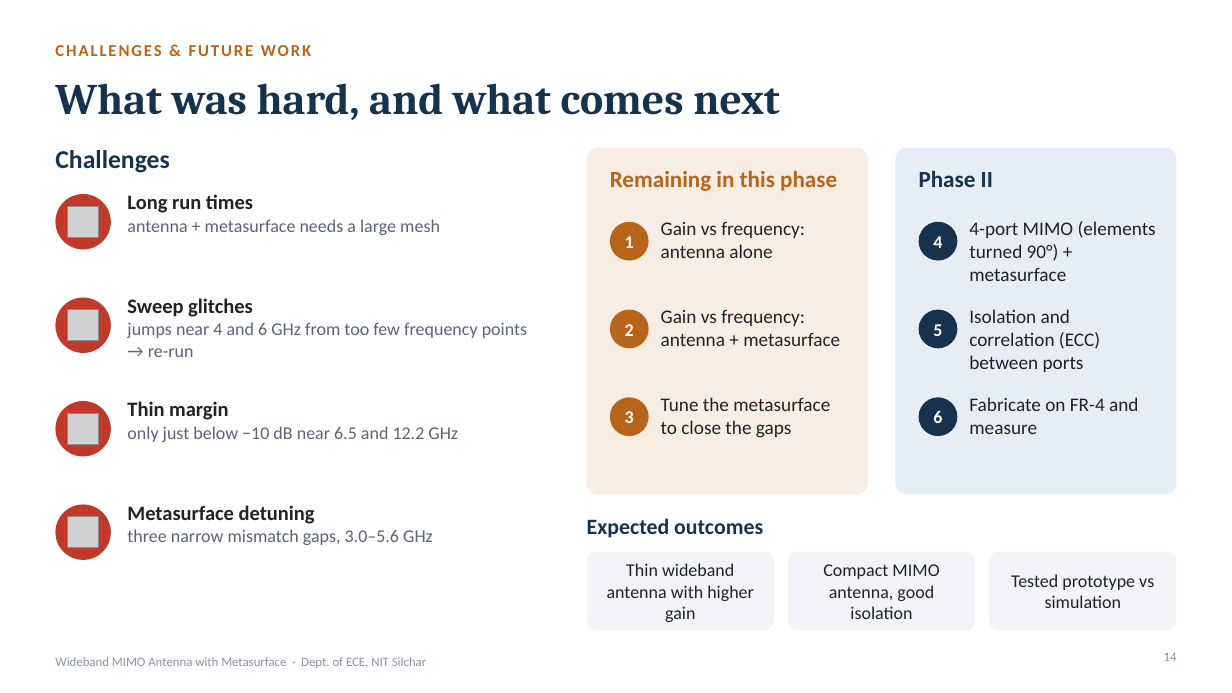
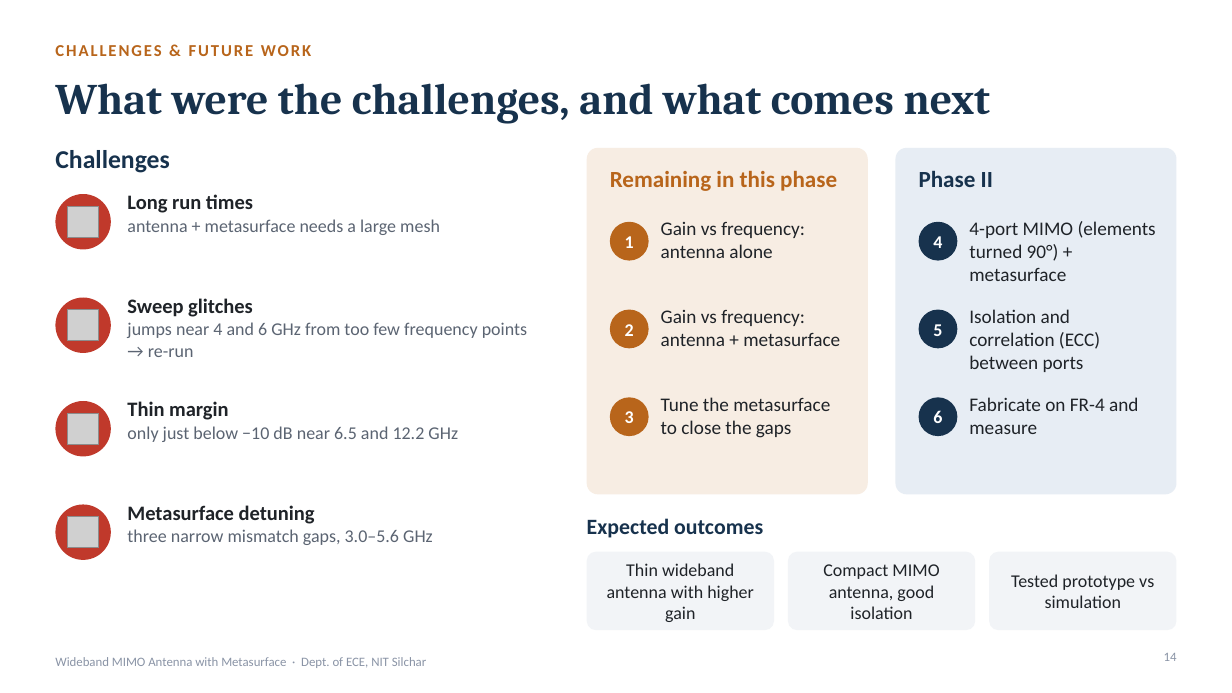
Before and after one commit to Ezed9/fyp-mimo-antenna-metasurface, a slide deck: slide 14 of presentation/FYP_Presentation.pptx. Drawn at 1232x693 pixels with LibreOffice and Linux fonts; fonts in the diff are those of the drawing; grey boxes stand for pictures. Boxes give left, top, right and bottom in pixels: in the first picture for what was removed or moved away, otherwise in the second. Text is boxed around its words. In the diff, an @@ line names an element or a change of style, - is before the commit and + after.

```diff
--- a/presentation/FYP_Presentation.pptx
+++ b/presentation/FYP_Presentation.pptx
@@ title at [55,83,991,124]: text changed @@
-What was hard, and what comes next
+What were the challenges, and what comes next
```
Also in this commit, not shown: 7 other slides changed, 13 other files.
